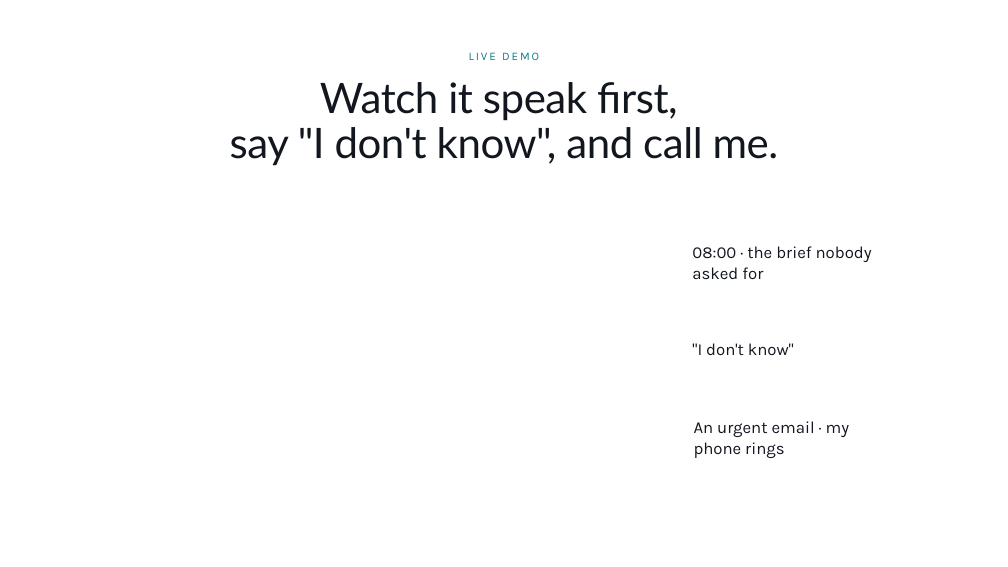
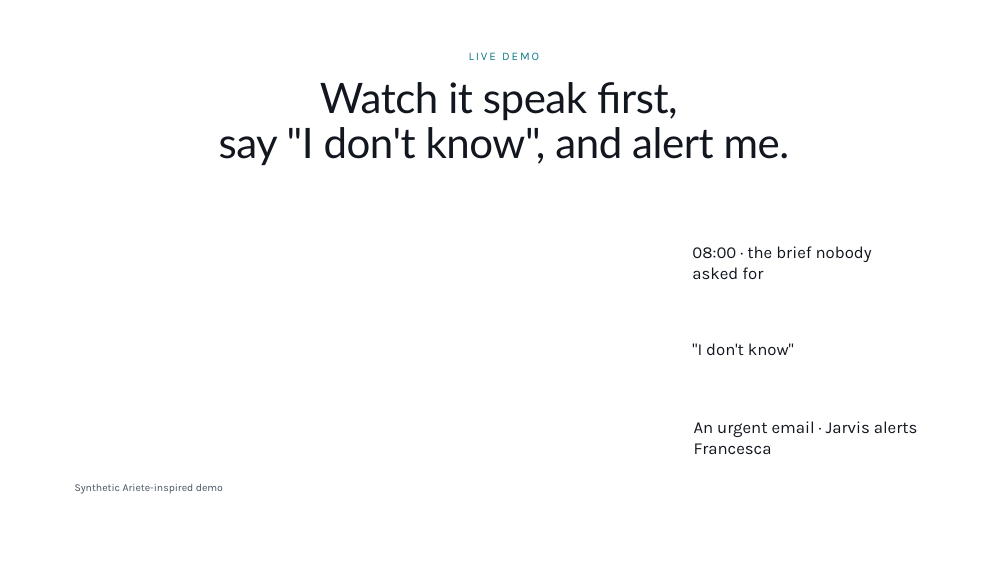
Before and after one commit to fakrulislam0085/GDG-Torino-AGENTHON-Jarvis, a slide deck: slide 4 of pitch/agenthon-deck/Jarvis AGENTHON A.pptx. Drawn at 1008x567 pixels with LibreOffice and Linux fonts; fonts in the diff are those of the drawing; background and template pictures are left out. Boxes give left, top, right and bottom in pixels: in the first picture for what was removed or moved away, otherwise in the second. Text is boxed around its words. In the diff, an @@ line names an element or a change of style, - is before the commit and + after.

```diff
--- a/pitch/agenthon-deck/Jarvis AGENTHON A.pptx
+++ b/pitch/agenthon-deck/Jarvis AGENTHON A.pptx
@@ text at <box>219,82,790,166</box>: text changed @@
-Watch it speak first,
-say "I don't know", and call me.
+Watch it speak first,
+say "I don't know", and alert me.
@@ text at <box>694,421,918,454</box>: text changed @@
-An urgent email · my
-phone rings
+An urgent email · Jarvis alerts
+Francesca
@@ text added at <box>75,484,223,494</box>, 10 pt, text #4A5363 @@
+Synthetic Ariete-inspired demo
```
Also in this commit, not shown: 4 other slides changed, 15 other files.
